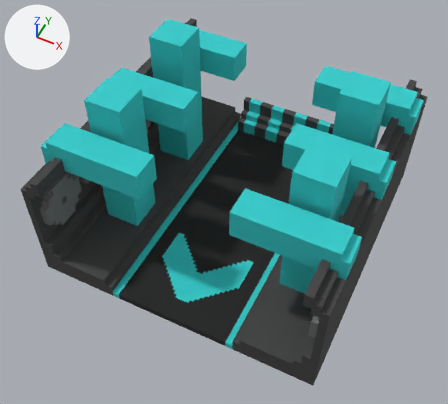
What one commit did to the OBJ model app/models/structures/factory_core.obj.
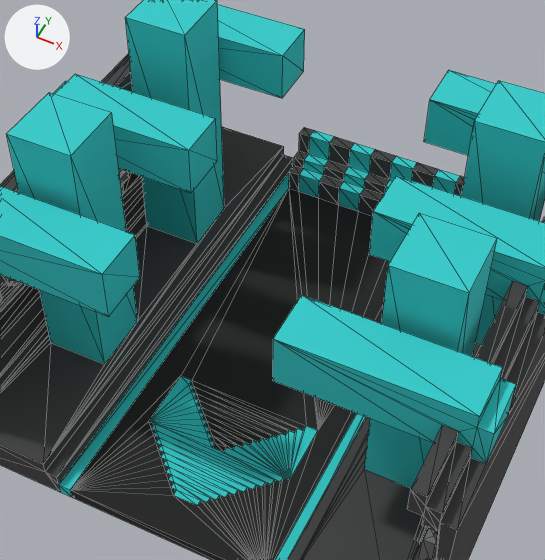
Each version appears first whole from a 50 mm lens placed at (50.9, -110.5, 143.2), pointed at (0.2, -9.2, 16.6), and next in a close-up on the part from 18% to 84% of the width and 7% to 82% of the height. The axes (+X, +Y, +Z) are drawn at upper left. The lights are the same throughout. The close-ups show mesh edges as thin lines. Where no turn or scale is listed for an object, it has been applied to the vertices. Vertices at the same position are counted once.

Before the edit, the objects in view are built like this:
```python
me_factory_core = bpy.data.meshes.new('factory_core')
me_factory_core.from_pydata(...)  # 1114 vertices, 2240 faces; spans x -40.0..40.0, y -40.0..40.0, z 0.0..48.0
me_factory_core.materials.append(mat_palette)  # picture img_factory_core_png
ob_factory_core = bpy.data.objects.new('factory_core', me_factory_core)
ob_factory_core.location = (0.0, 0.0, 0.0)
```
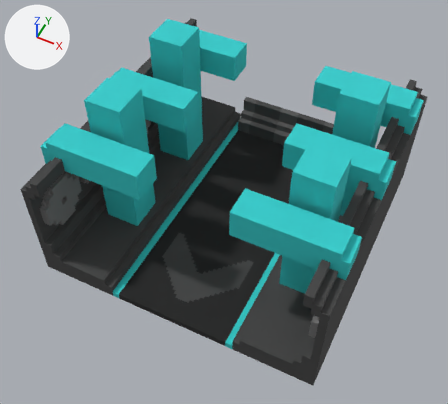
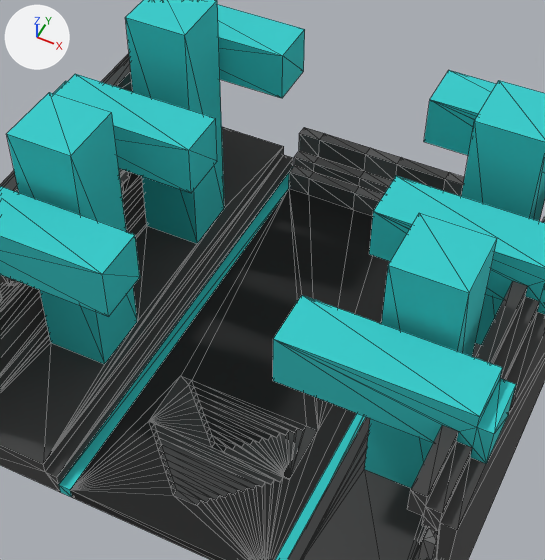
Where the change shows, as pixel boxes (x1, y1, x2, y2) in the close-ups (545 x 560 px):
part 1 of me_factory_core, cut back: (272, 127, 465, 560) in both
part 2 of me_factory_core, surface changed (cyan to grey): (149, 376, 318, 505) in both

What the commit changed:
me_factory_core is used by ob_factory_core; location (0.0, 0.0, 0.0).
me_factory_core had 1114 vertices, 2240 faces and spanned x -40.0..40.0, y -40.0..40.0, z 0.0..48.0.
me_factory_core now has 1082 vertices, 2176 faces and spans x -40.0..40.0, y -40.0..40.0, z 0.0..48.0.
Part 1, on me_factory_core:
32 vertices are removed from x -6.0..6.0, y 34.0..40.0, z 2.0..12.0.
80 faces are deleted.
8 vertices in x -14.0, y 34.0..40.0, z 2.0..12.0 move by (2.0, 0.0, 0.0).
8 vertices in x -10.0, y 34.0..40.0, z 2.0..12.0 move by (7.0, 0.0, 0.0).
8 vertices in x 10.0, y 34.0..40.0, z 2.0..12.0 move by (-7.0, 0.0, 0.0).
8 vertices in x 14.0, y 34.0..40.0, z 2.0..12.0 move by (-2.0, 0.0, 0.0).
16 new faces join them.
me_factory_core part 2: 110 kept faces spanning x -12.0..12.0, y -34.0..40.0, z 2.0..12.0 get new texture (UV) coordinates.
